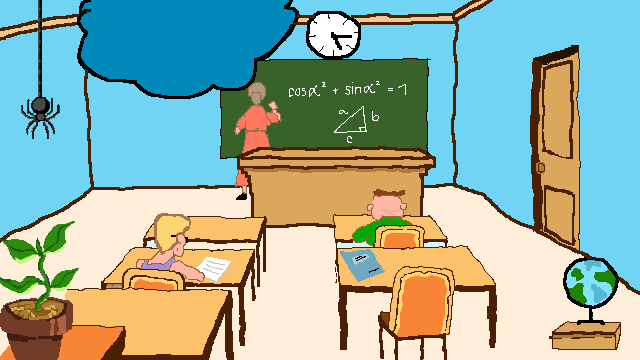
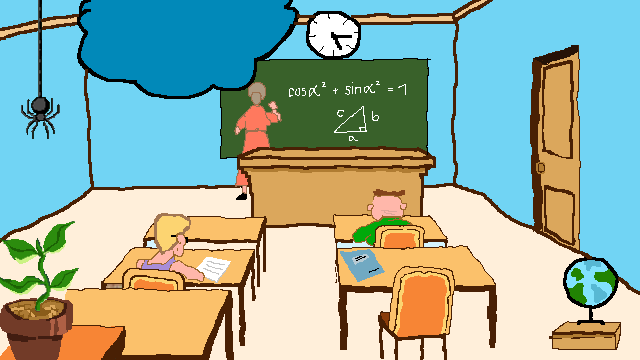
Layer changes from the first 640px x 360px image to the second:
painted on "Background" over (337, 110, 358, 143)
